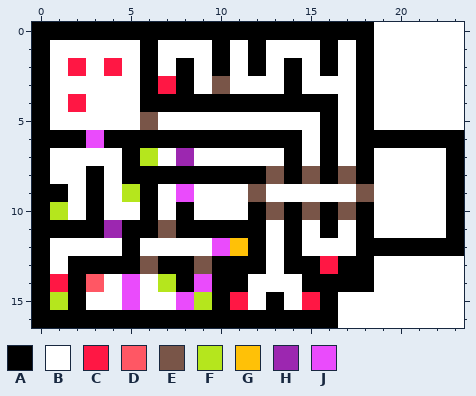
One commit to this pixel-art sprite: Vielauge-1.png. Above is the file before it was changed.
The file is 480x340 pixels, drawn in blocks of 20x20; one block is one cell here. Colours within 5 levels of each other are drawn and written as one.
Palette (. is transparent): A #000000  B #ffffff  C #ff1744  D #ff5764  E #795548  F #b5e61d  G #ffc107  H #9c27b0  J #ea4bfc
Once edited:
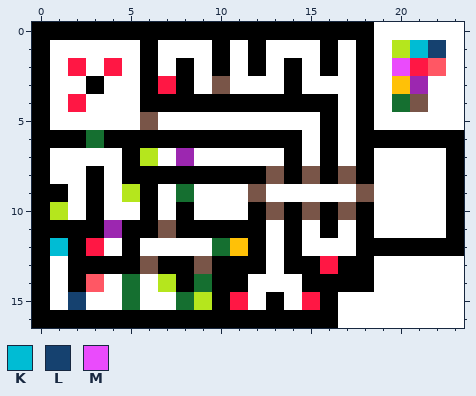
Colours new in this view: K #00bcd4  L #15416f  M #ea4bfc
What changed:
Colour J changes from #ea4bfc to #156f30.
The edit turns colour B into colour A in row 3 at x 3; in row 12 at x 2.
The edit turns colour C into colour B in row 14 at x 1.
The edit turns colour F into colour B in row 15 at x 1.
The edit turns colour B into colour C in row 2 at x 21; in row 12 at x 3.
The edit turns colour B into colour D in row 2 at x 22.
The edit turns colour B into colour E in row 4 at x 21.
The edit turns colour B into colour F in row 1 at x 20.
The edit turns colour B into colour G in row 3 at x 20.
The edit turns colour B into colour H in row 3 at x 21.
The edit turns colour B into colour J in row 4 at x 20.
The edit turns colour B into colour K in row 1 at x 21; in row 12 at x 1.
The edit turns colour A into colour L in row 15 at x 2.
The edit turns colour B into colour L in row 1 at x 22.
The edit turns colour B into colour M in row 2 at x 20.
Changed places in both pictures, as pixel boxes (x1, y1, x2, y2):
changed: (392, 40, 446, 112)
changed: (50, 76, 230, 310)
